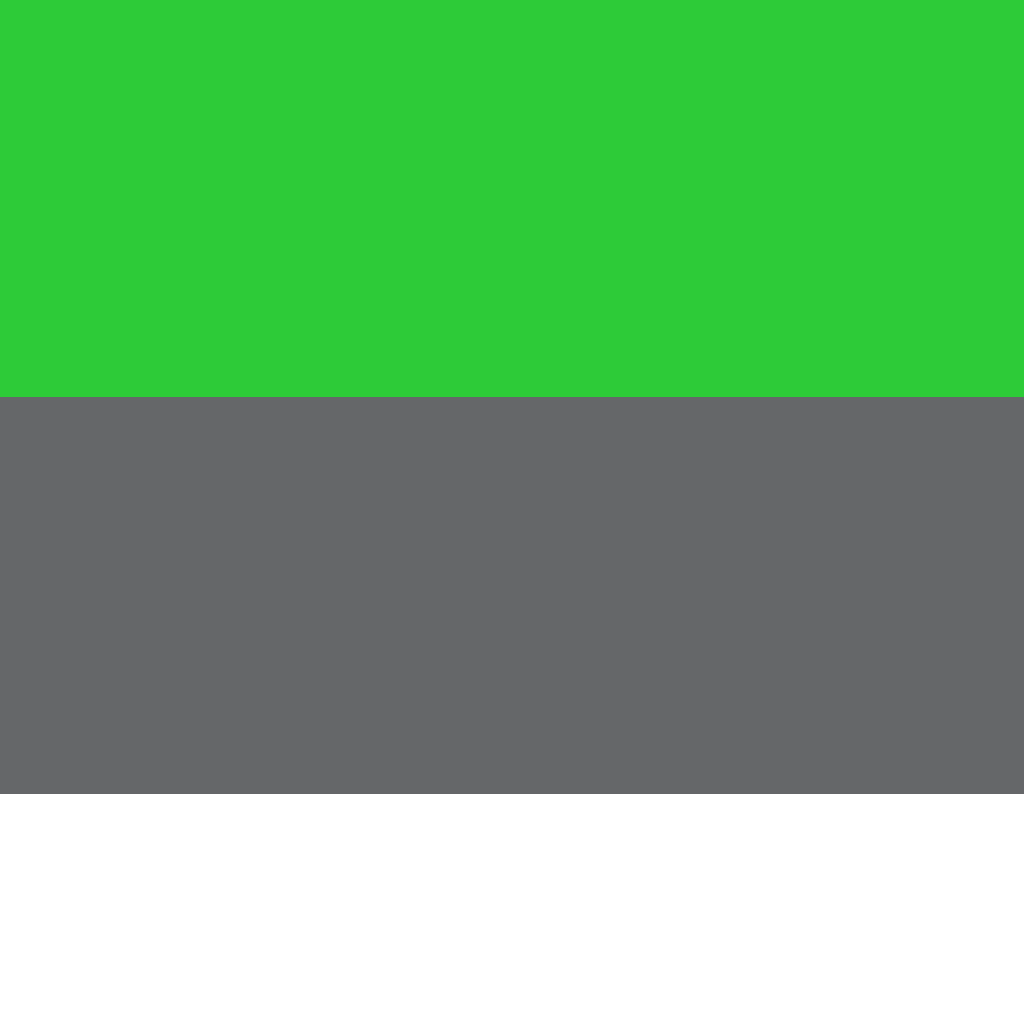
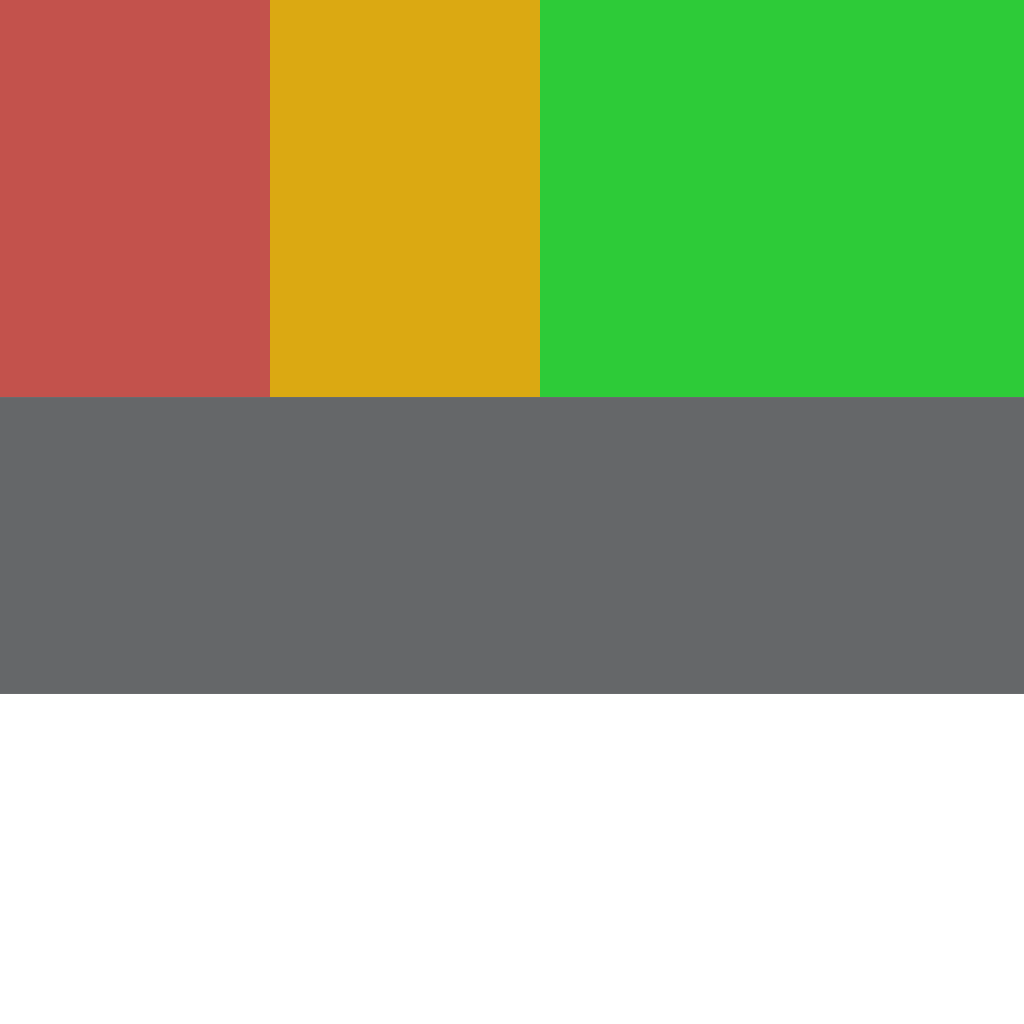
Revision of a layered 1024 × 1024 image; what changed, layer by layer:
painted on "Exia grey" over [0, 397, 1024, 794]
added layer "Exia yellow" above "Exia red" over [270, 0, 540, 397]
added layer "Exia red" above "Exia Blue copy" over [0, 0, 270, 397]
